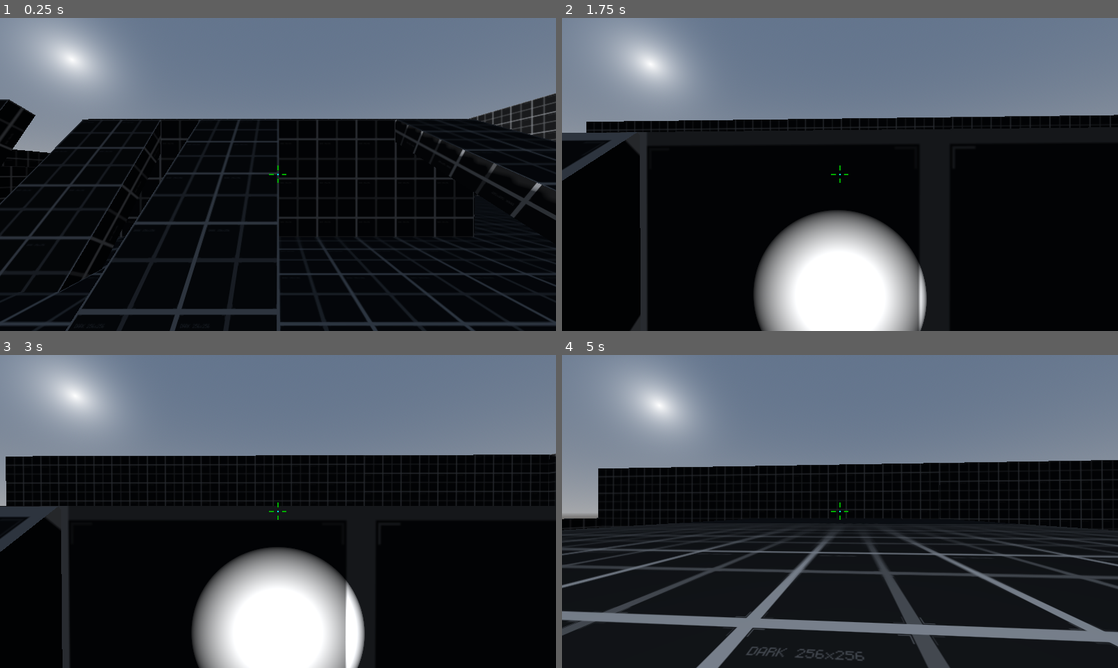
Above: before the commit, frames 1-4 (two rows, left to right).
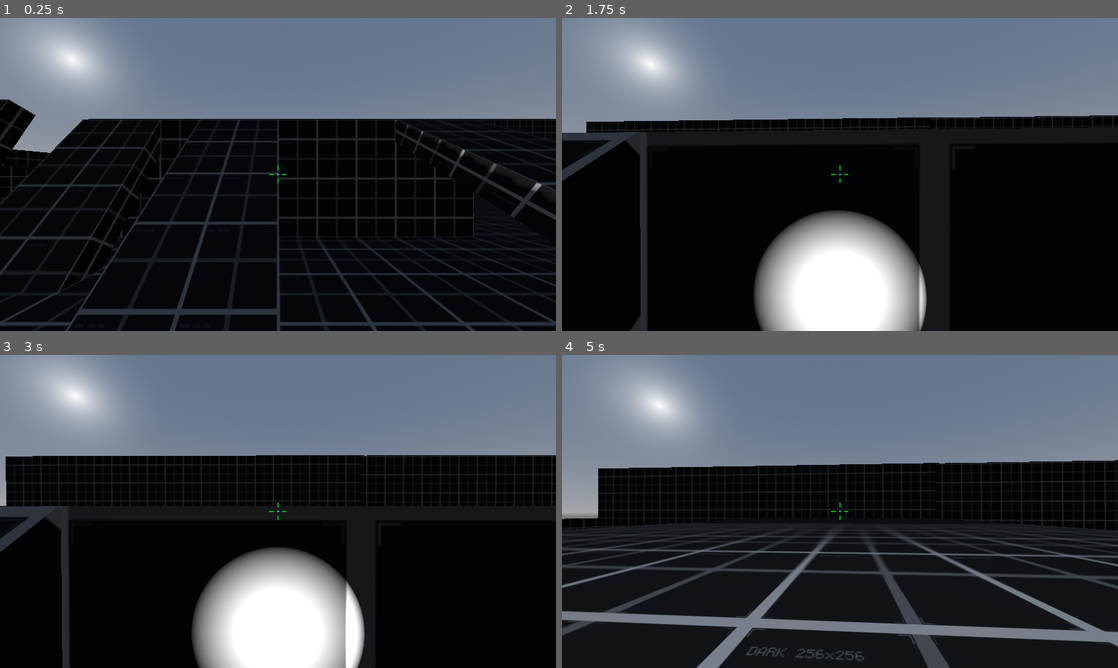
Above: after the commit, the same moments.

Repository: rbarongr/GodotFirstPersonController
Game: Godot game, scene res://Sandbox.tscn
The game is run twice, just before and just after one commit, with the same random seed, the same clock (stepped at 60 frames per second) and the same inputs.
Inputs (mouse positions are in pixels of both pictures, inside the frame that each line leads up to):
- Up to frame 1 (0.25 s): no input
- Up to frame 2 (1.75 s): tap Enter at 0.5 s; move the mouse to (867, 174) at 0.52 s; hold W (move_forward) from 0.53 s (still down); tap F (flashlight_toggle) at 0.6 s; tap Space (jump) at 0.77, 1.52 s; move the mouse to (812, 174) at 1.27 s; tap Mouse wheel down (mouse_wheel_down) at 1.35 s
- Up to frame 3 (3 s): keep holding W (move_forward); move the mouse to (289, 505) at 2.02 s; hold Mouse wheel up (mouse_wheel_up) 2.03-2.78 s; tap Space (jump) at 2.75 s; move the mouse to (272, 517) at 2.77 s; tap Ctrl (move_crouch) at 2.85 s
- Up to frame 4 (5 s): keep holding W (move_forward); tap Space (jump) at 3.02, 3.77, 4.52 s; move the mouse to (878, 514) at 3.52 s; hold Shift (move_walk) 3.53-4.28 s; move the mouse to (795, 508) at 4.27 s; tap F (flashlight_toggle) at 4.35 s

The runs differ from the first frame. In frame 1, 0.9% of the frame differs, in the area x 84-100%, y 24-40%; in frame 2, 0.2%; in frame 3, 0.8%; in frame 4, 1.0%, in the area x 67-100%, y 33-56%.

Commit message:
adding "swimming pool" to the platform

Diff:
--- a/Sandbox.tscn
+++ b/Sandbox.tscn
@@ -68,6 +68,12 @@
 size = Vector3(10, 0.5, 20)
 material = SubResource("StandardMaterial3D_p85vg")
 
+[node name="Floor16" type="CSGBox3D" parent="Platform"]
+transform = Transform3D(1, 0, 0, 0, 1, 0, 0, 0, 1, 15.8776, -15.4784, 6.53759)
+use_collision = true
+size = Vector3(66.9287, 0.5, 66.6977)
+material = SubResource("StandardMaterial3D_p85vg")
+
 [node name="Ramp" type="CSGBox3D" parent="Platform"]
 transform = Transform3D(1, 0, 0, 0, 0.866025, -0.5, 0, 0.5, 0.866025, 4, 1.28, -2.264)
 use_collision = true
@@ -177,21 +183,21 @@
 material = SubResource("StandardMaterial3D_p85vg")
 
 [node name="Wall7" type="CSGBox3D" parent="Platform"]
-transform = Transform3D(-4.37114e-08, 0, 1, 0, 1, 0, -1, 0, -4.37114e-08, 15.247, 3, -5)
-use_collision = true
-size = Vector3(20, 6, 0.5)
+transform = Transform3D(-4.37114e-08, 0, 1, 0, 1, 0, -1, 0, -4.37114e-08, 45.0261, -4.7991, 3.88432)
+use_collision = true
+size = Vector3(44.5768, 21.4469, 0.5)
+material = SubResource("StandardMaterial3D_p85vg")
+
+[node name="Wall9" type="CSGBox3D" parent="Platform"]
+transform = Transform3D(-4.37114e-08, 0, 1, 0, 1, 0, -1, 0, -4.37114e-08, 14.7936, -8.27132, 3.88432)
+use_collision = true
+size = Vector3(40.9486, 16.0707, 0.5)
 material = SubResource("StandardMaterial3D_p85vg")
 
 [node name="Wall14" type="CSGBox3D" parent="Platform"]
-transform = Transform3D(1, 0, 0, 0, 1, 0, 0, 0, 1, 15.0069, 3, -14.9972)
-use_collision = true
-size = Vector3(20, 6, 0.5)
-material = SubResource("StandardMaterial3D_p85vg")
-
-[node name="Wall9" type="CSGBox3D" parent="Platform"]
-transform = Transform3D(-4.37114e-08, 0, 1, 0, 1, 0, -1, 0, -4.37114e-08, 15.2685, 3, 14.997)
-use_collision = true
-size = Vector3(20, 6, 0.5)
+transform = Transform3D(1, 0, 0, 0, 1, 0, 0, 0, 1, 30.1386, -5.06912, -14.9972)
+use_collision = true
+size = Vector3(50.677, 22.0984, 0.5)
 material = SubResource("StandardMaterial3D_p85vg")
 
 [node name="Wall4" type="CSGBox3D" parent="Platform"]
@@ -219,7 +225,7 @@
 material = SubResource("StandardMaterial3D_p85vg")
 
 [node name="Wall12" type="CSGBox3D" parent="Platform"]
-transform = Transform3D(1, 0, 0, 0, 1, 0, 0, 0, 1, 14.9974, 1.5, 24.8069)
-use_collision = true
-size = Vector3(20, 3, 0.5)
-material = SubResource("StandardMaterial3D_p85vg")
+transform = Transform3D(1, 0, 0, 0, 1, 0, 0, 0, 1, 25.1346, -7.4245, 24.8069)
+use_collision = true
+size = Vector3(40.0653, 20.8378, 0.5)
+material = SubResource("StandardMaterial3D_p85vg")
